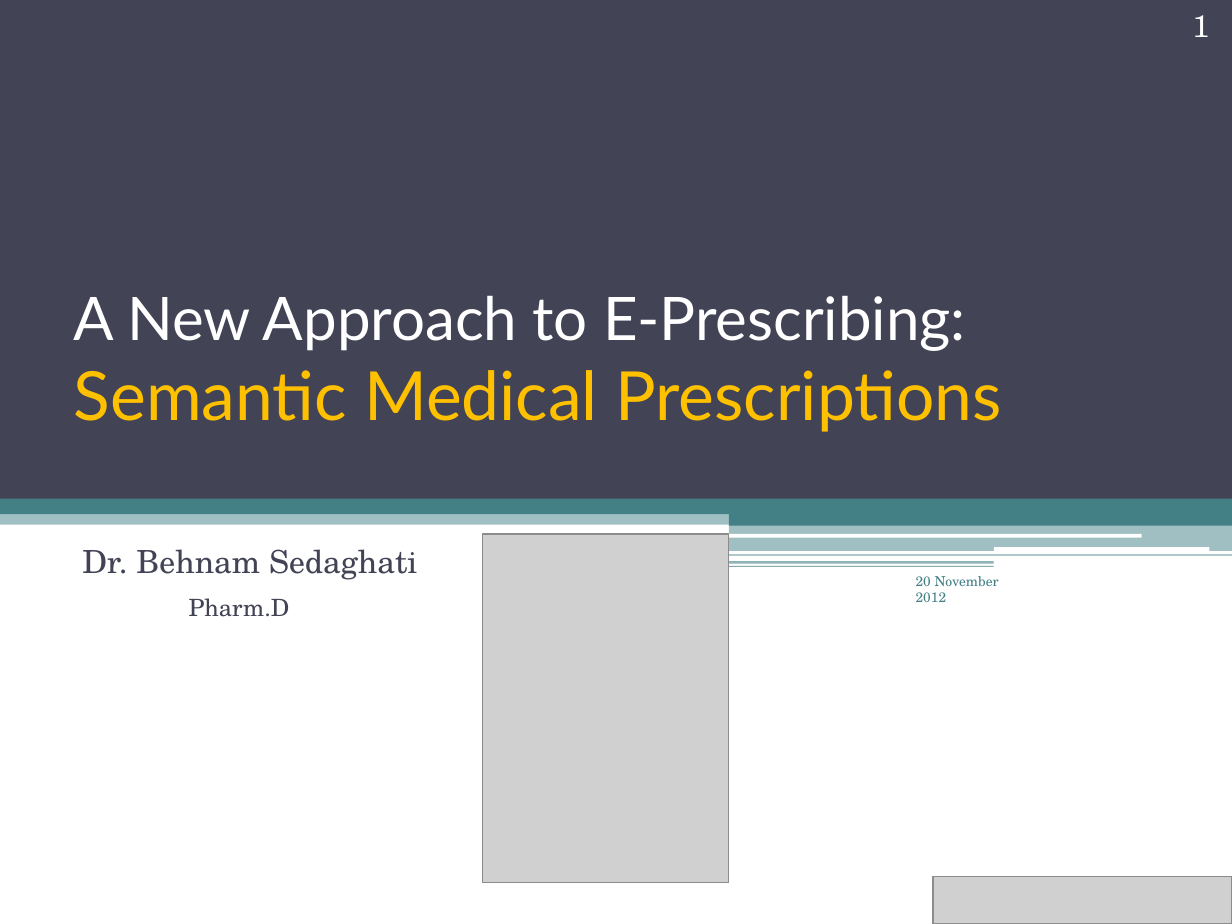
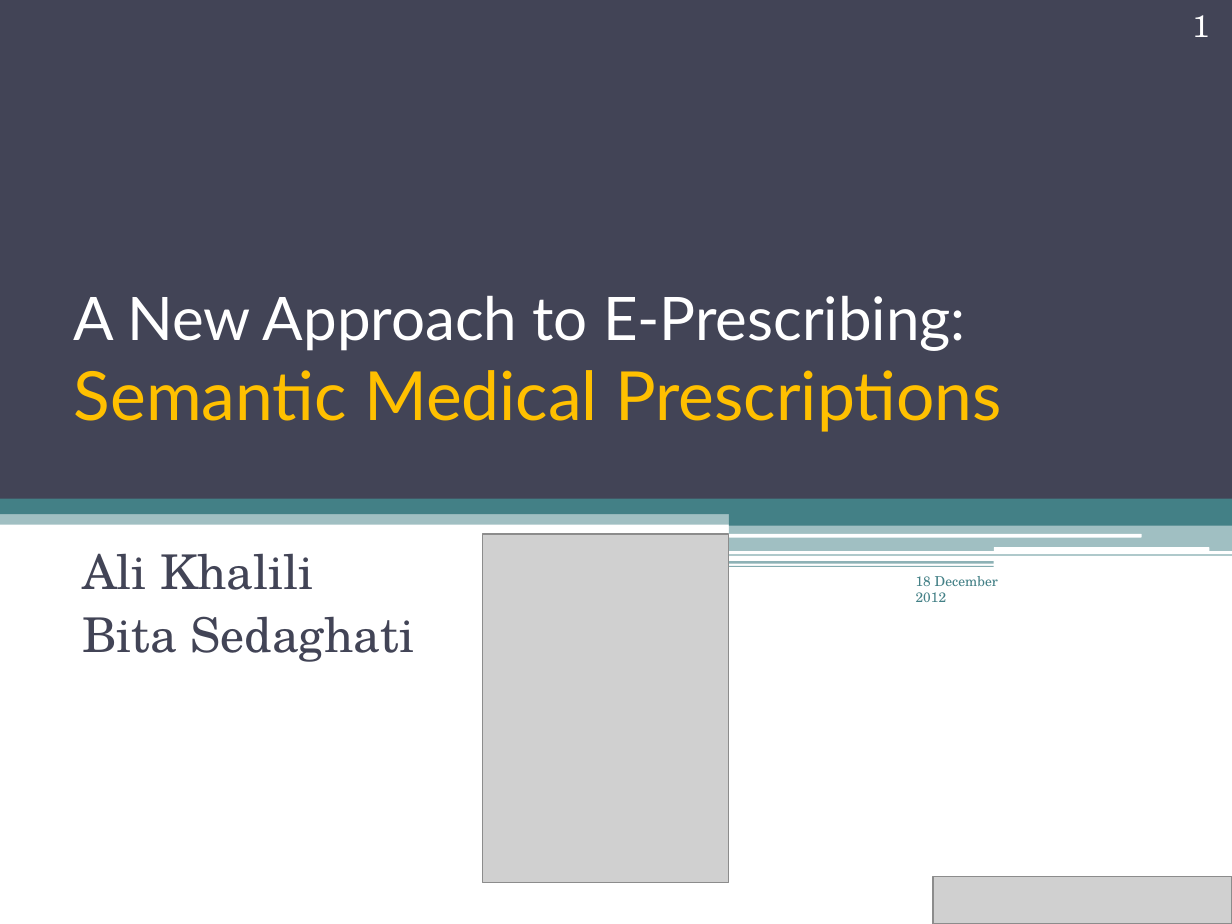
Before and after one commit to thinker007/pharmer, a slide deck: slide 1 of paper/iran_iceh/Pharmer_Presentation.pptx. Drawn at 1232x924 pixels with LibreOffice and Linux fonts; fonts in the diff are those of the drawing; grey boxes stand for pictures. Boxes give left, top, right and bottom in pixels: in the first picture for what was removed or moved away, otherwise in the second. Text is boxed around its words. In the diff, an @@ line names an element or a change of style, - is before the commit and + after.

```diff
--- a/paper/iran_iceh/Pharmer_Presentation.pptx
+++ b/paper/iran_iceh/Pharmer_Presentation.pptx
@@ subtitle at <box>82,553,414,662</box>: text changed; size 18.6 to 28 pt @@
-Dr. Behnam Sedaghati
-Pharm.D
+Ali Khalili
+Bita Sedaghati
@@ text at <box>916,576,998,602</box>: text changed @@
-20 November 2012
+18 December 2012
```
Also in this commit, not shown: 12 other slides changed, 1 slide removed.
